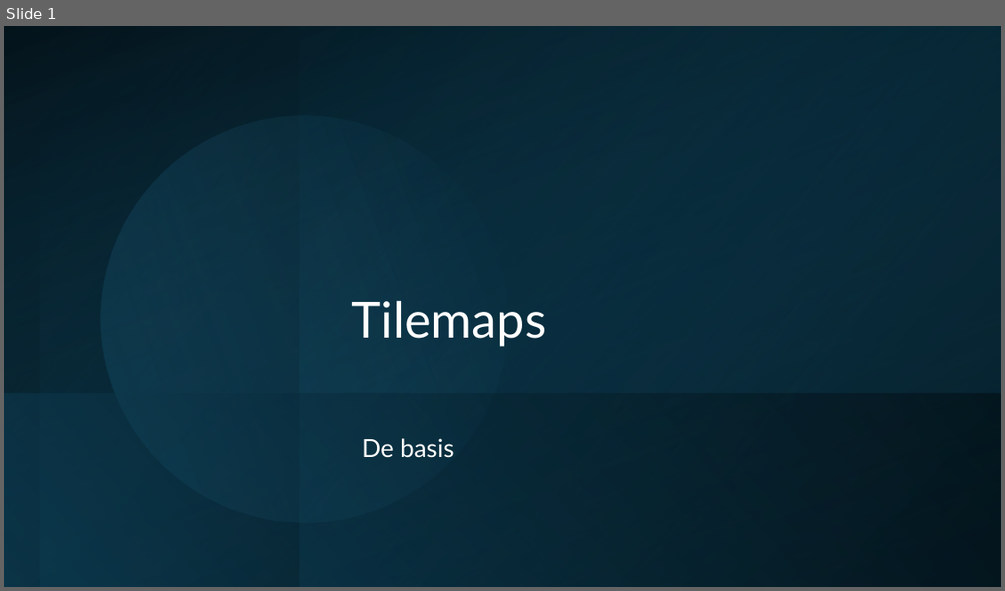
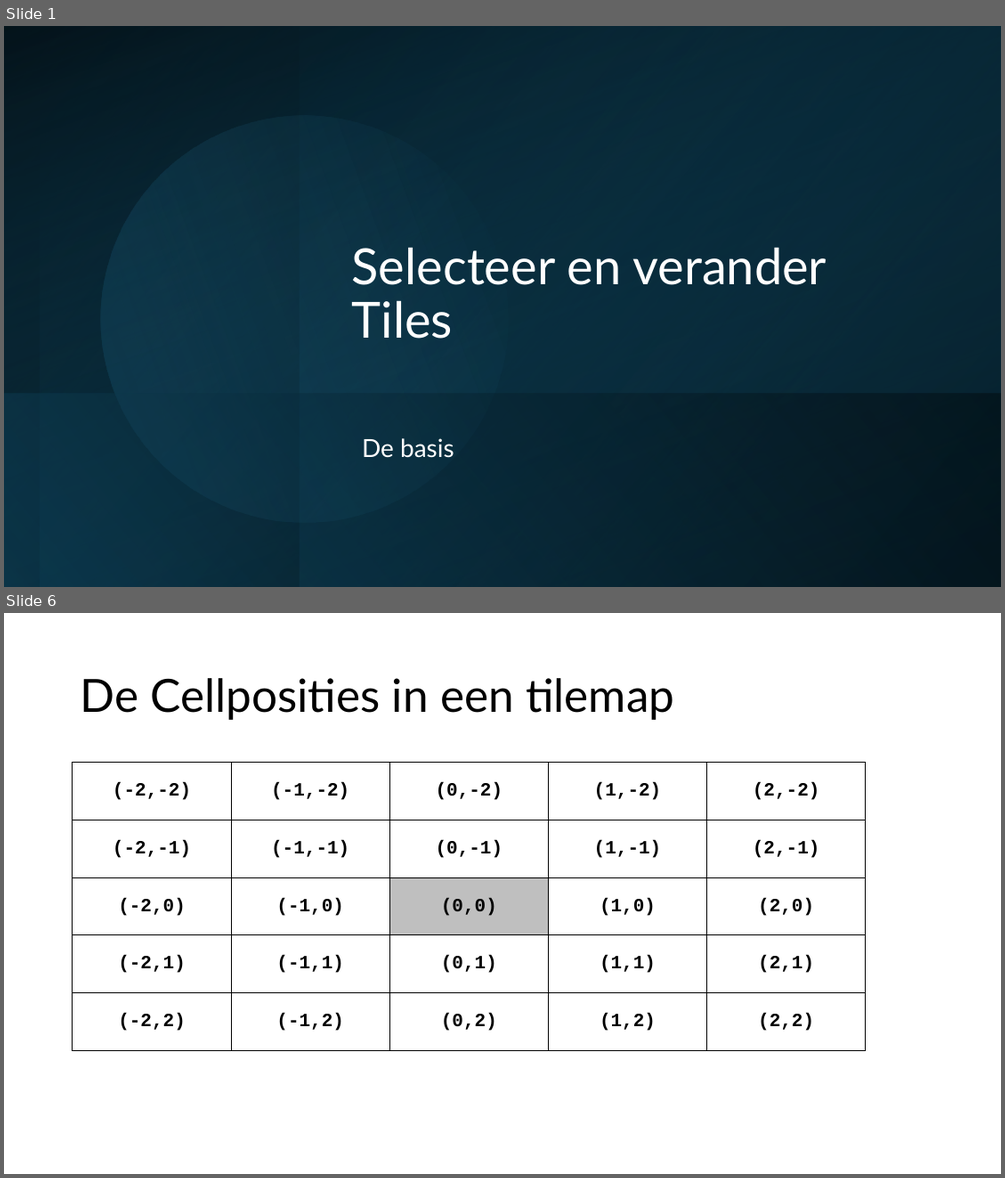
Before and after one commit to djsjollema/lessen-gamedevelopment, a slide deck: M4/GDV_2D_Gym/les2/gdv-2d-gym-les2.pptx. Shown one above the other, each under a label of ours: slide 1 before the commit, slides 1 and 6 after it; the slides between them are not shown. The pictures are 1005x591 and 1005x1178 pixels, drawn with LibreOffice and Linux fonts; fonts in the diff are those of the drawing. Boxes give left, top, right and bottom in pixels: in the first picture for what was removed or moved away, otherwise in the second. Text is boxed around its words. In the diff, an @@ line names an element or a change of style, - is before the commit and + after.

```diff
--- a/M4/GDV_2D_Gym/les2/gdv-2d-gym-les2.pptx
+++ b/M4/GDV_2D_Gym/les2/gdv-2d-gym-les2.pptx
@@ slide 6 added at [4, 613, 1001, 1174], background #FFFFFF @@
@@ title added at [80, 678, 674, 720], 44 pt, text #000000 @@
+De Cellposities in een tilemap
@@ table added at [73, 763, 866, 1051], 5 rows, 5 columns @@
+(-2,-2) | (-1,-2) | (0,-2) | (1,-2) | (2,-2)
+(-2,-1) | (-1,-1) | (0,-1) | (1,-1) | (2,-1)
+(-2,0) | (-1,0) | (0,0) | (1,0) | (2,0)
+(-2,1) | (-1,1) | (0,1) | (1,1) | (2,1)
+(-2,2) | (-1,2) | (0,2) | (1,2) | (2,2)
@@ slide 1 changed as well @@
@@ title at [352, 247, 826, 338]: text changed @@
-Tilemaps
+Selecteer en verander Tiles
```
Also in this commit, not shown: 8 other slides added, 3 slides removed, 5 other files.
